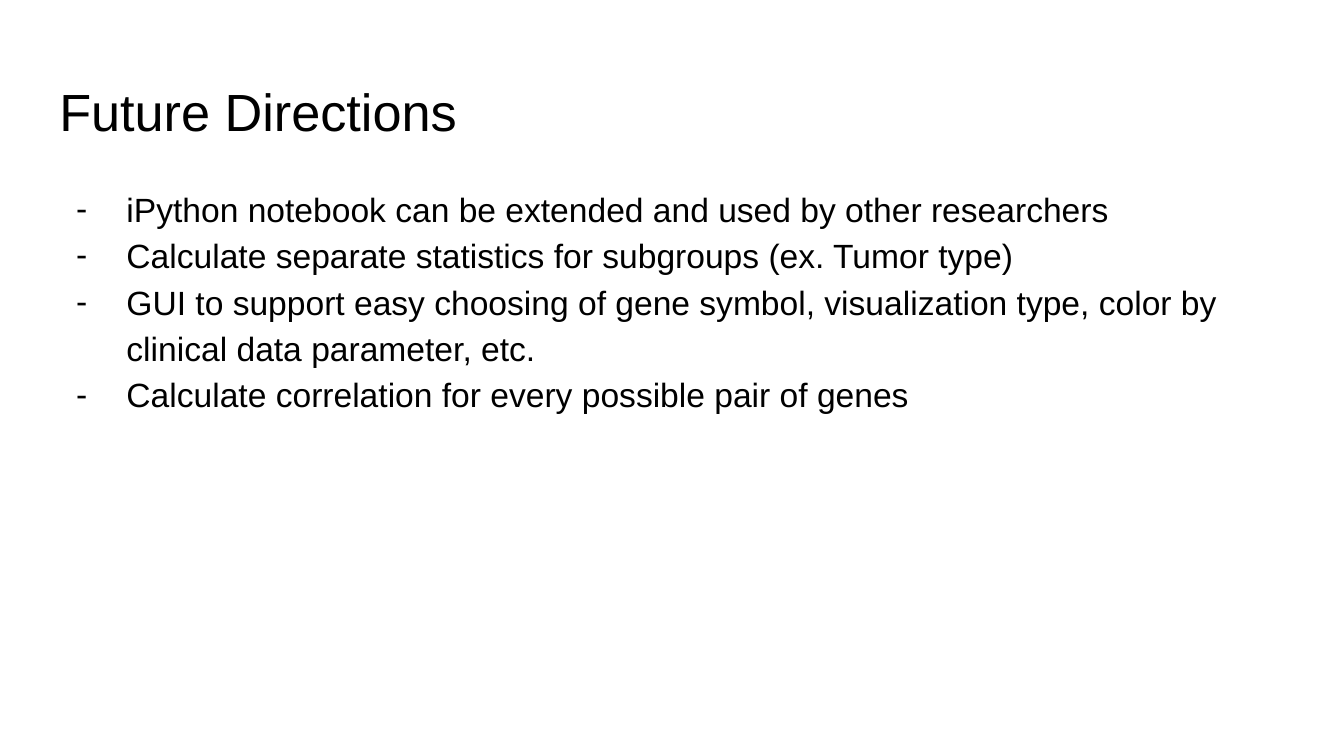
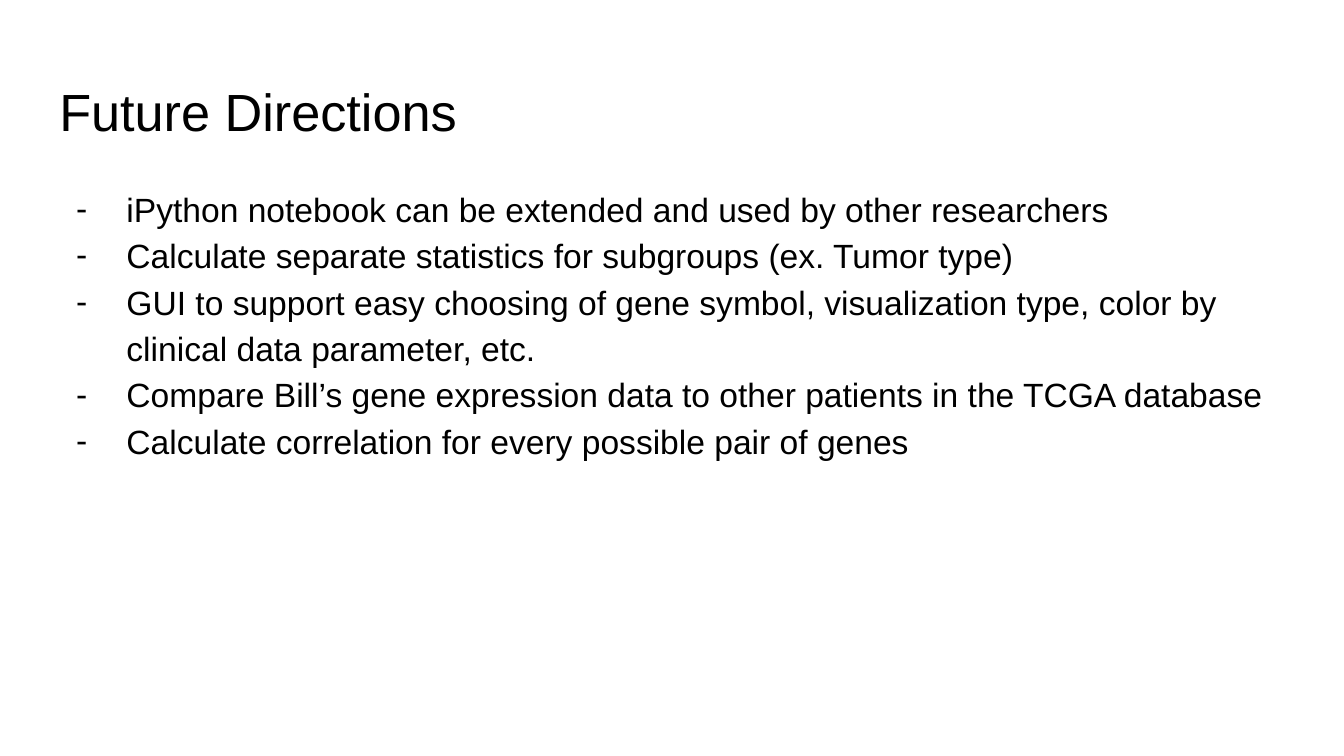
Before and after one commit to SVAI/geviz, a slide deck: slide 6 of GEViz.pptx. Drawn at 1344x756 pixels with LibreOffice and Linux fonts; fonts in the diff are those of the drawing. Boxes give left, top, right and bottom in pixels: in the first picture for what was removed or moved away, otherwise in the second. Text is boxed around its words. In the diff, an @@ line names an element or a change of style, - is before the commit and + after.

```diff
--- a/GEViz.pptx
+++ b/GEViz.pptx
@@ text at bbox=[126, 382, 1262, 413]: paragraph added @@
+– Compare Bill’s gene expression data to other patients in the TCGA database
```
Also in this commit, not shown: 1 other slide changed.
